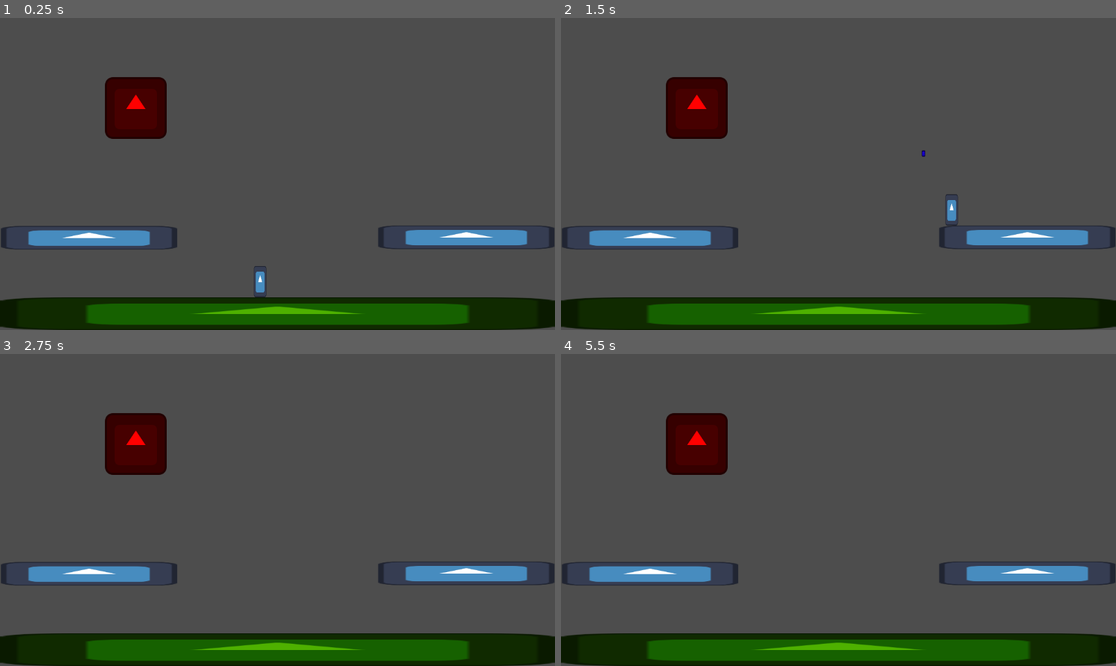
Above: before the commit, frames 1-4 (two rows, left to right).
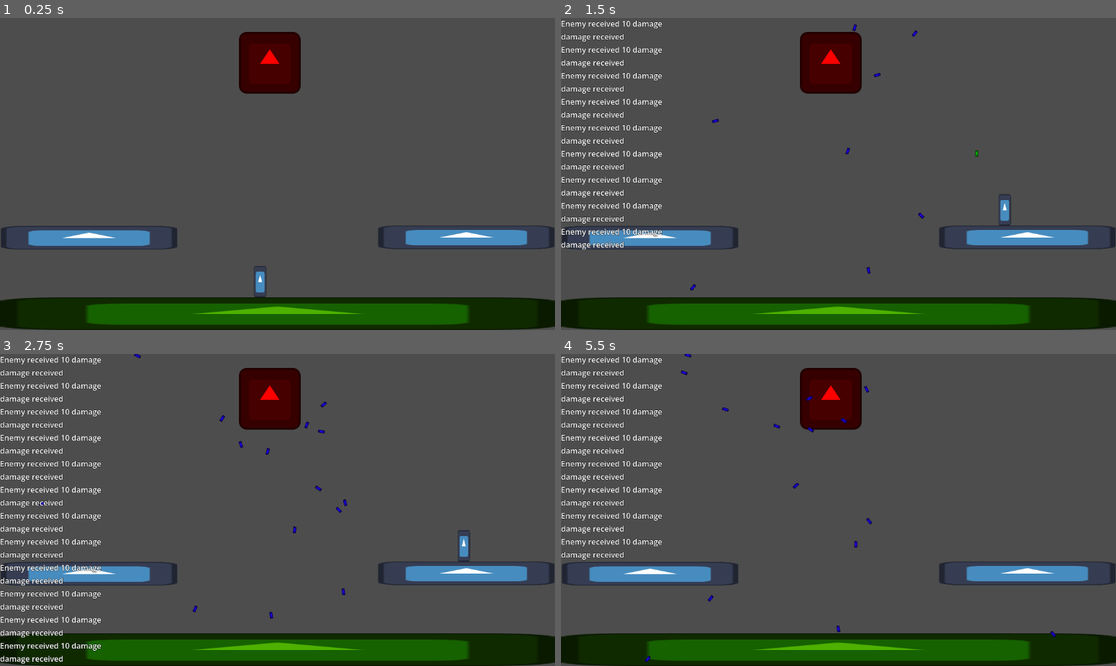
Above: after the commit, the same moments.

Repository: yeeesuus/CandeKassel
Game: Godot game, scene res://main.tscn
Two runs of this game, one before a commit and one after it. Both use one fixed random seed, a clock stepped at 60 frames per second and the inputs below. The engine's default icon, where the game draws it, is replaced by a stand-in: a white triangle on a blue panel in a dark square.
Inputs (mouse positions are in pixels of both pictures, inside the frame that each line leads up to):
- Up to frame 1 (0.25 s): no input
- Up to frame 2 (1.5 s): move the mouse to (960, 158) at 0.52 s; hold D (move_right) from 0.53 s (still down); click (960, 158) at 0.6 s; tap W (jump) at 0.77 s; move the mouse to (727, 189) at 1.27 s; click (727, 189) at 1.35 s
- Up to frame 3 (2.75 s): tap W (jump) at 1.52 s; move the mouse to (333, 441) at 2.02 s; release D (move_right) at 2.03 s; hold A (move_left) from 2.03 s (still down); click (333, 441) at 2.1 s
- Up to frame 4 (5.5 s): move the mouse to (810, 572) at 2.77 s; release A (move_left) at 2.78 s; hold D (move_right) 2.78-4.28 s; click (810, 572) at 2.85 s; tap W (jump) at 3.02, 3.77, 4.52 s; move the mouse to (1005, 556) at 3.52 s; click (1005, 556) at 3.6 s; move the mouse to (672, 463) at 4.27 s; hold A (move_left) 4.28-5.03 s; click (672, 463) at 4.35 s; move the mouse to (866, 510) at 5.02 s; hold D (move_right) from 5.03 s (still down); click (866, 510) at 5.1 s

The runs differ from the first frame. In frame 1, 4.4% of the frame differs, in the area x 18-55%, y 4-39%; in frame 2, 7.2%; in frame 3, 8.0%, in the area x 0-85%, y 0-100%; in frame 4, 6.6%.

Commit message:
balas del enemigo, arreglo de la aceleración del personaje y cambio de color de balas

Diff:
--- a/touhou-67/character_p.gd
+++ b/touhou-67/character_p.gd
@@ -1,7 +1,7 @@
 extends CharacterBody2D
 
 @export var speed = 500
-@export var acceleration = 600
+@export var acceleration = 4000
 @export var jump_speed = 550
 @export var bullet_scene: PackedScene
 
--- /dev/null
+++ b/touhou-67/enemigo/bullet.gd
@@ -0,0 +1,7 @@
+extends HitboxComponent
+
+@export var speed = 600
+
+func _physics_process(delta: float) -> void:
+	var direction = +global_transform.y
+	global_position += direction * speed * delta
--- /dev/null
+++ b/touhou-67/enemigo/bullet.tscn
@@ -0,0 +1,23 @@
+[gd_scene format=3 uid="uid://b2x7tx8asagdy"]
+
+[ext_resource type="Script" uid="uid://ica2sdann1lv" path="res://enemigo/bullet.gd" id="1_uf1jg"]
+[ext_resource type="Texture2D" uid="uid://dnr486swnea45" path="res://icon.svg" id="2_w6srf"]
+
+[sub_resource type="RectangleShape2D" id="RectangleShape2D_boyjm"]
+size = Vector2(16, 8)
+
+[node name="Bullet" type="Area2D" unique_id=1056091748]
+collision_layer = 4
+collision_mask = 4
+script = ExtResource("1_uf1jg")
+metadata/_custom_type_script = "uid://cy4qa6vxdjoer"
+
+[node name="CollisionShape2D" type="CollisionShape2D" parent="." unique_id=1582282710]
+rotation = -1.5707964
+shape = SubResource("RectangleShape2D_boyjm")
+
+[node name="Sprite2D" type="Sprite2D" parent="." unique_id=1264003268]
+modulate = Color(0.24705882, 0, 1, 1)
+position = Vector2(0, -1.9073486e-06)
+scale = Vector2(0.048, 0.107)
+texture = ExtResource("2_w6srf")
--- a/touhou-67/enemy.gd
+++ b/touhou-67/enemy.gd
@@ -1,4 +1,31 @@
 extends CharacterBody2D
+@export var bullet_scene: PackedScene
+@onready var bullet_spawn_marker1: Marker2D = $BulletMarker
+@onready var bullet_spawn_marker2: Marker2D = $BulletMarker2
+@onready var bullet_spawn_marker3: Marker2D = $BulletMarker3
+@onready var bullet_spawn_marker4: Marker2D = $BulletMarker4
+@onready var bullet_spawn_marker5: Marker2D = $BulletMarker5
+@onready var timer: Timer = $Timer
 
-func  take_damage(value: int) -> void:
+func _ready() -> void:
+	timer.start()
+
+func _on_timer_timeout() -> void:
+	fire()
+
+func take_damage(value: int) -> void:
 	Debug.log("%s received %d damage" % [name, value])
+
+func fire() -> void:
+	if not bullet_scene:
+		Debug.log("no hay bala")
+		return
+
+	var markers = [bullet_spawn_marker1, bullet_spawn_marker2, bullet_spawn_marker3, bullet_spawn_marker4, bullet_spawn_marker5]
+
+	for marker in markers:
+		if marker:
+			var bullet_inst = bullet_scene.instantiate()
+			get_parent().add_child(bullet_inst)
+			bullet_inst.global_position = marker.global_position
+			bullet_inst.global_rotation = randf_range(0,360)
--- a/touhou-67/enemy.tscn
+++ b/touhou-67/enemy.tscn
@@ -3,6 +3,7 @@
 [ext_resource type="Texture2D" uid="uid://dnr486swnea45" path="res://icon.svg" id="1_7k104"]
 [ext_resource type="Script" uid="uid://27x3kmjiryma" path="res://enemy.gd" id="1_qi2p4"]
 [ext_resource type="Script" uid="uid://4mt4o1bvirc" path="res://components/hurtbox_component.gd" id="2_4gyqm"]
+[ext_resource type="PackedScene" uid="uid://b2x7tx8asagdy" path="res://enemigo/bullet.tscn" id="2_iifgy"]
 
 [sub_resource type="RectangleShape2D" id="RectangleShape2D_4gyqm"]
 size = Vector2(128, 126)
@@ -12,6 +13,7 @@
 
 [node name="Enemy" type="CharacterBody2D" unique_id=1958573147]
 script = ExtResource("1_qi2p4")
+bullet_scene = ExtResource("2_iifgy")
 
 [node name="CollisionShape2D" type="CollisionShape2D" parent="." unique_id=57248009]
 shape = SubResource("RectangleShape2D_4gyqm")
@@ -28,3 +30,24 @@
 
 [node name="CollisionShape2D" type="CollisionShape2D" parent="HurtboxComponent" unique_id=1501316927]
 shape = SubResource("RectangleShape2D_qi2p4")
+
+[node name="BulletMarker" type="Marker2D" parent="." unique_id=478609003]
+position = Vector2(97, 25)
+
+[node name="BulletMarker2" type="Marker2D" parent="." unique_id=224005774]
+position = Vector2(69, 73)
+
+[node name="BulletMarker3" type="Marker2D" parent="." unique_id=275376585]
+position = Vector2(1, 90)
+
+[node name="BulletMarker4" type="Marker2D" parent="." unique_id=1808666632]
+position = Vector2(-66, 76)
+
+[node name="BulletMarker5" type="Marker2D" parent="." unique_id=1942284031]
+position = Vector2(-88, 24)
+
+[node name="Timer" type="Timer" parent="." unique_id=2034064797]
+wait_time = 0.3
+autostart = true
+
+[connection signal="timeout" from="Timer" to="." method="_on_timer_timeout"]
--- a/touhou-67/main.tscn
+++ b/touhou-67/main.tscn
@@ -52,4 +52,4 @@
 position = Vector2(540, 544)
 
 [node name="Enemy" parent="." unique_id=1958573147 instance=ExtResource("4_1bvp3")]
-position = Vector2(282, 187)
+position = Vector2(560, 93)
--- a/touhou-67/player/bullet.tscn
+++ b/touhou-67/player/bullet.tscn
@@ -17,7 +17,7 @@
 shape = SubResource("RectangleShape2D_boyjm")
 
 [node name="Sprite2D" type="Sprite2D" parent="." unique_id=1264003268]
-modulate = Color(0.24705882, 0, 1, 1)
+modulate = Color(0, 1, 0, 1)
 position = Vector2(0, -1.9073486e-06)
 scale = Vector2(0.048, 0.107)
 texture = ExtResource("2_boyjm")
Not shown, added: touhou-67/enemigo/bullet.gd.uid
